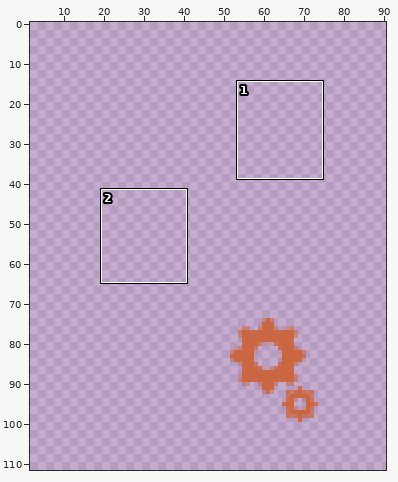
Sprite sheet: images/icon-4-hov.png. The first picture is a wide view before the edit; the outline marks the close-up.
Close-up. The starting point:
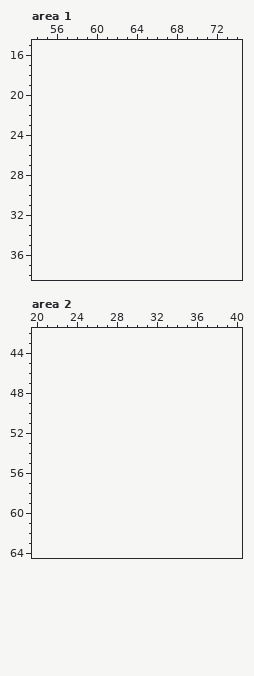
The file is 22x26 pixels. Pixels under 10% opacity are left out. Colours within 5 levels of each other are drawn and written as one. Shown: area 1: x 54..74, y 15..38; area 2: x 20..40, y 42..64. The old version is drawn lined up with the new one, on the new canvas. The wide view leaves out empty margins. The commit also changed other parts of the picture, which this record leaves out.
After the commit:
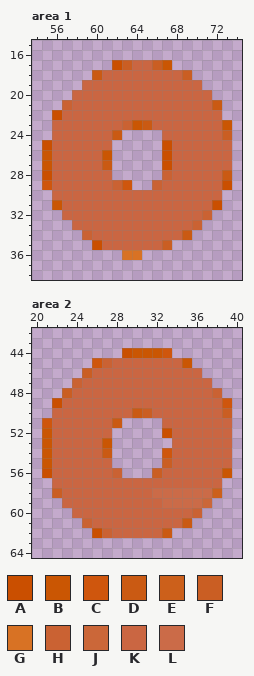
Palette (. is transparent): A #ca4f00  B #ca5603  C #cf560d  D #ca5a13  E #cc601b  F #ca5e23  G #d87224  H #ca6233  J #cb6739  K #ca6642  L #cb6b48
Diff:
canvas 22x26 -> 91x114, the old top-left corner now at 52,74
Area 1:
There is now colour A in row 17 at x 62; in row 22 at x 56; in row 25 at x 55 and 67; in rows 26 to 27 at x 67; in row 28 at x 55; in row 29 at x 73.
There is now colour A in row 31 at x 72; in row 35 at x 60.
There is now colour B in row 17 at x 67; in row 23 at x 64 and 73; in row 26 at x 55 and 61; in row 27 at x 55; in row 31 at x 56.
There is now colour C in row 29 at x 55 and 63.
There is now colour D in row 18 at x 60; in row 21 at x 72; in row 23 at x 65; in row 24 at x 62; in row 27 at x 61; in row 28 at x 73.
There is now colour D in row 34 at x 69.
There is now colour F in row 17 at x 63 and 66; in row 18 at x 69; in row 24 at x 73; in row 35 at x 67.
There is now colour G in row 36 at x 63 to 64.
There is now colour H in row 21 at x 57; in row 23 at x 63; in row 28 at x 67; in row 29 at x 62 and 66; in row 32 at x 71; in row 33 at x 70.
There is now colour H in row 34 at x 59.
There is now colour K in row 17 at x 64 to 65; in row 18 at x 61 to 68; in row 19 at x 59 to 70; in rows 20 to 21 at x 58 to 71; in row 22 at x 57 to 72; in row 23 at x 56 to 62 and 66 to 72.
There is now colour K in row 24 at x 56 to 61 and 67 to 72; in row 25 at x 56 to 61 and 68 to 73; in rows 26 to 27 at x 56 to 60 and 68 to 73; in row 28 at x 56 to 61 and 68 to 72; in row 29 at x 56 to 61 and 67 to 72; in row 30 at x 56 to 72.
There is now colour K in row 31 at x 57 to 71; in row 32 at x 57 to 70; in row 33 at x 58 to 69; in row 34 at x 60 to 68; in row 35 at x 61 to 66.
Area 2:
There is now colour A in row 44 at x 29; in row 49 at x 22; in row 52 at x 33; in row 56 at x 21; in row 62 at x 26.
There is now colour B in row 44 at x 30 to 32; in row 45 at x 35; in row 52 at x 21; in row 53 at x 21 and 27; in rows 54 to 55 at x 21; in row 56 at x 39.
There is now colour C in row 44 at x 33; in row 45 at x 26; in row 49 at x 39; in row 51 at x 21; in row 54 at x 33.
There is now colour D in row 50 at x 30; in row 51 at x 28; in row 54 at x 27; in row 61 at x 35; in row 62 at x 33.
There is now colour E in row 58 at x 38.
There is now colour F in row 46 at x 25; in row 48 at x 23; in row 50 at x 31 and 39; in row 55 at x 33; in row 56 at x 32; in row 58 at x 22.
There is now colour H in row 45 at x 27; in row 47 at x 24; in row 48 at x 38; in row 56 at x 28; in row 60 at x 36; in row 61 at x 25.
There is now colour H in row 62 at x 27.
There is now colour J in row 59 at x 37.
There is now colour K in row 45 at x 28 to 34; in row 46 at x 26 to 36; in row 47 at x 25 to 37; in row 48 at x 24 to 37; in row 49 at x 23 to 38; in row 50 at x 22 to 29 and 32 to 38.
There is now colour K in row 51 at x 22 to 27 and 33 to 39; in row 52 at x 22 to 27 and 34 to 39; in rows 53 to 54 at x 22 to 26 and 34 to 39; in row 55 at x 22 to 27 and 34 to 39; in row 56 at x 22 to 27 and 33 to 38; in row 57 at x 22 to 38.
There is now colour K in row 58 at x 23 to 31; in row 59 at x 23 to 32; in row 60 at x 24 to 35; in row 61 at x 26 to 34; in row 62 at x 28 to 32.
There is now colour L in row 58 at x 32 to 37; in row 59 at x 33 to 36.
Where, in picture pixels (left, top, right, bottom), the same in both close-ups:
added: (42, 60, 232, 260)
added: (42, 348, 232, 538)
